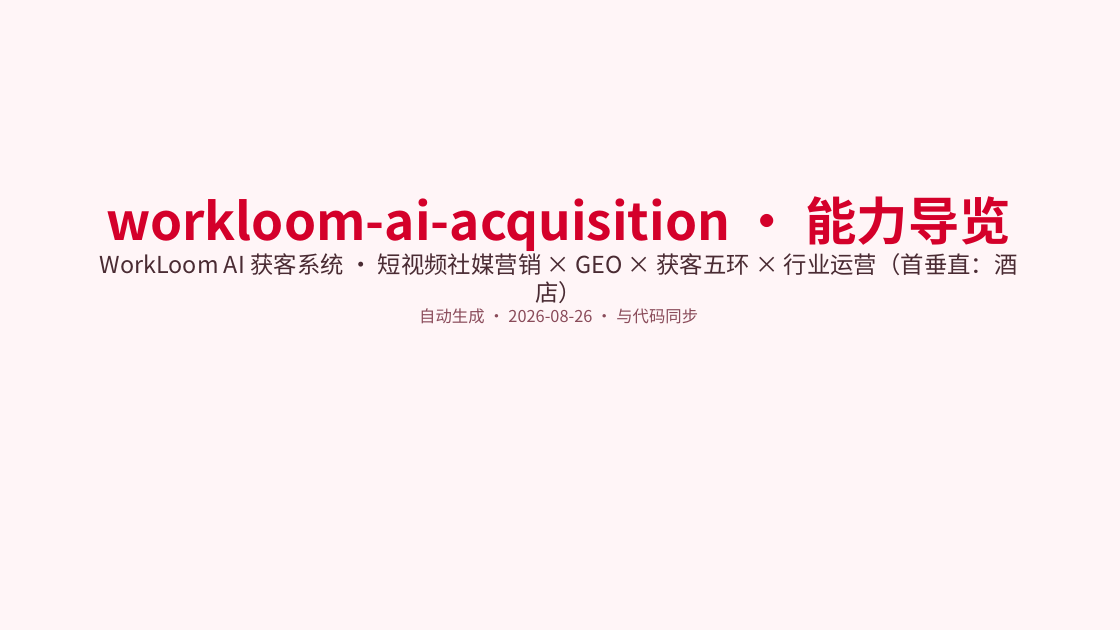
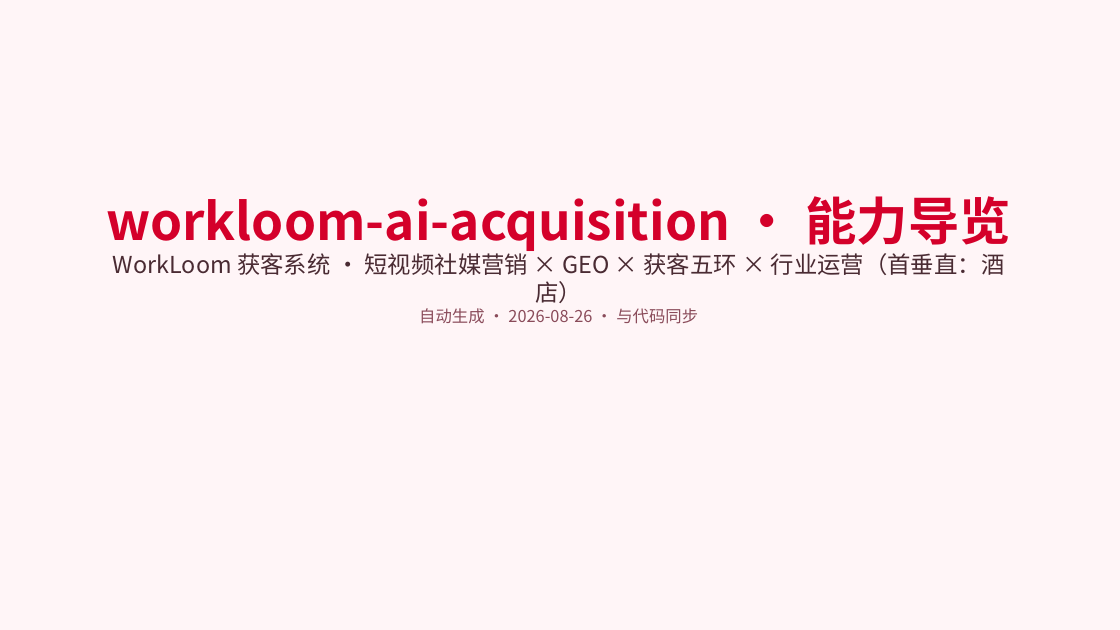
Before and after one commit to geniusdapeng-collab/workloom, a slide deck: slide 1 of docs/capability-tour.pptx. Drawn at 1120x630 pixels with LibreOffice and Linux fonts; fonts in the diff are those of the drawing. Boxes give left, top, right and bottom in pixels: in the first picture for what was removed or moved away, otherwise in the second. Text is boxed around its words. In the diff, an @@ line names an element or a change of style, - is before the commit and + after.

Commit message:
docs(naming): 统一命名为「WorkLoom 获客系统」
确认口径：本仓即原「WorkLoom GEO项目」的演进定名——GEO 融合改造 + 酒店资产迁移 + 获客改造后
的统一系统，涵盖 AI 视频制作（ai-video/video-studio）、短视频社媒营销（social-listening/
publish-rpa）、GEO 双域（geo-growth）、转化落地（hotel 获客五环 + C 端服务前台）。
GEO 保留为能力域名（bundles/geo-growth），不再作为项目名。历史文档（CHANGELOG/plan/review）
保留当时命名不作回改。

```diff
--- a/docs/capability-tour.pptx
+++ b/docs/capability-tour.pptx
@@ text at [113,250,1005,303]: text changed @@
-WorkLoom AI 获客系统 · 短视频社媒营销 × GEO × 获客五环 × 行业运营（首垂直：酒店）
+WorkLoom 获客系统 · 短视频社媒营销 × GEO × 获客五环 × 行业运营（首垂直：酒店）
```
Also in this commit, not shown: 1 other slide changed, 5 other files.
